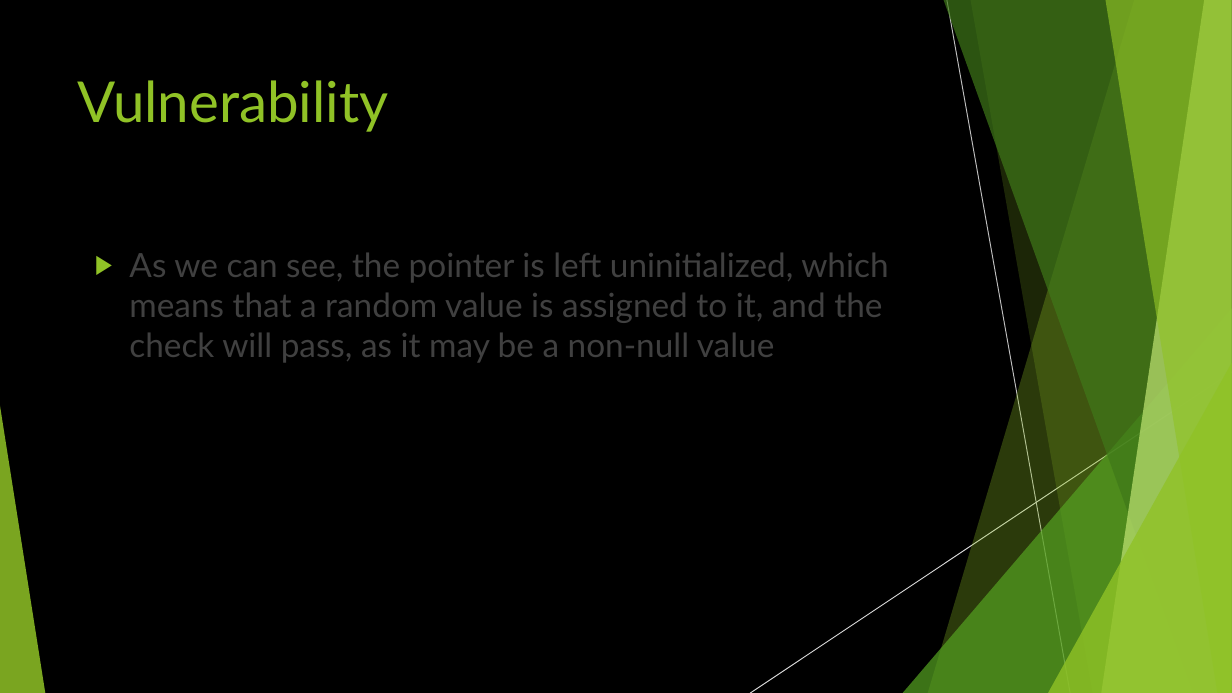
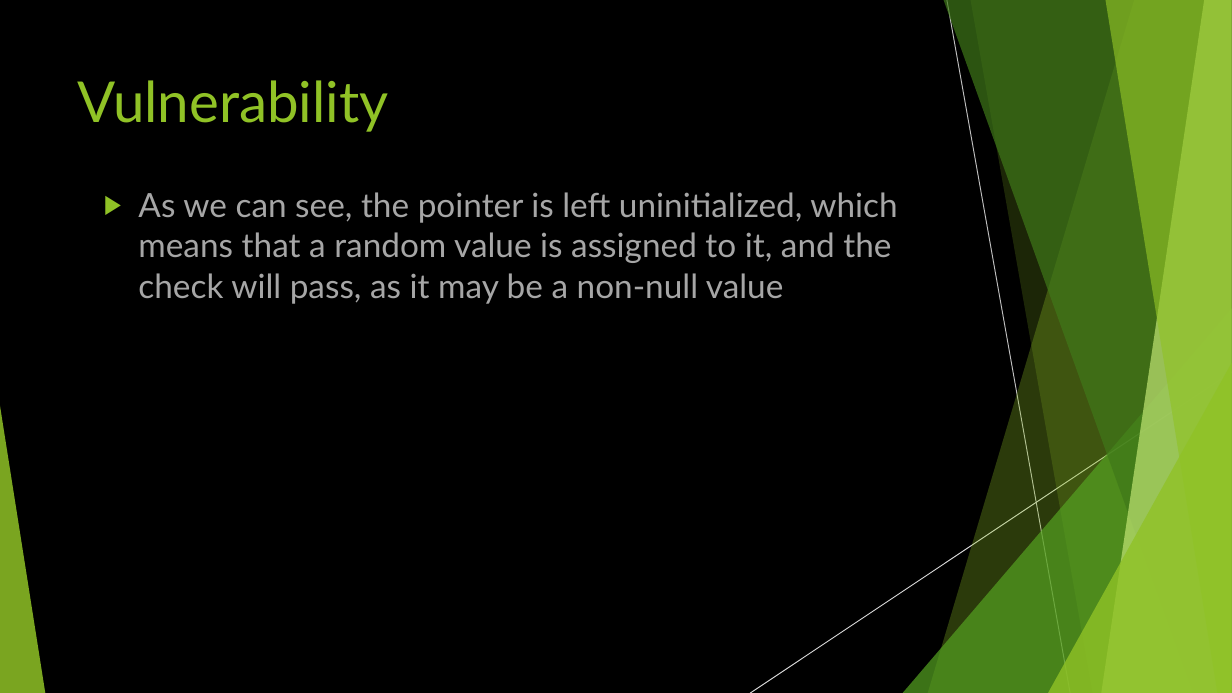
Before and after one commit to raamishkhan99/cpp-security-risks, a slide deck: slide 13 of 3 SECURITY RISKS OF C++ - Raamish Khan.pptx. Drawn at 1232x693 pixels with LibreOffice and Linux fonts; fonts in the diff are those of the drawing. Boxes give left, top, right and bottom in pixels: in the first picture for what was removed or moved away, otherwise in the second. Text is boxed around its words. In the diff, an @@ line names an element or a change of style, - is before the commit and + after.

```diff
--- a/3 SECURITY RISKS OF C++ - Raamish Khan.pptx
+++ b/3 SECURITY RISKS OF C++ - Raamish Khan.pptx
@@ text "As we can see, the ...": place and size @@
-text "As we can see, the ..." at (129,253,888,363)
+text "As we can see, the ..." at (138,192,897,304)
@@ text "As we can see, the ..." at (138,192,897,304): text colour #404040 to #A6A6A6 @@
```
Also in this commit, not shown: 11 other slides changed.
